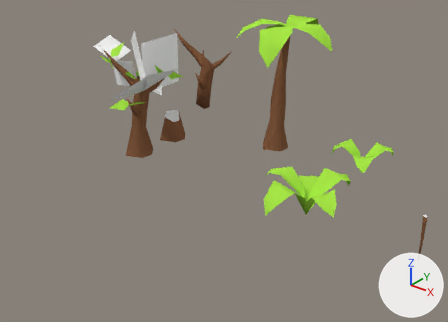
Before and after pictures for a commit that changed the Blender file Models/Resource/Objects_Wood.blend.
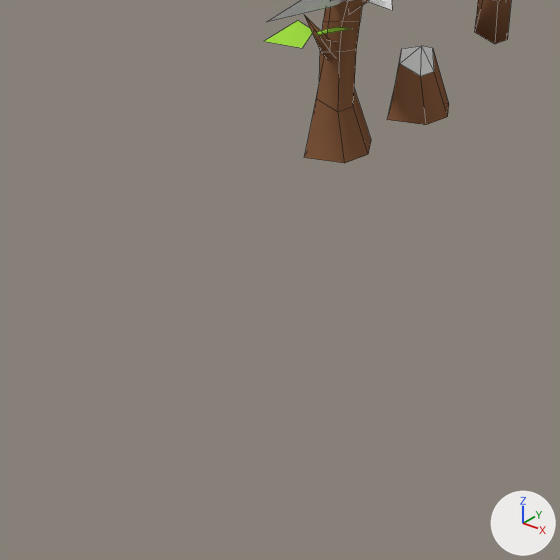
Each version is shown whole from a camera (50 mm lens) standing at (13.18, -15.87, 10.8) and looking at (1.43, -1.19, 1.7), then close up on the part from 0% to 52% of the width and 28% to 100% of the height. Lighting does not change. The marker at lower right points along +X, +Y and +Z. The close-ups show mesh edges as thin lines.

In view in the first close-up: 'Tree_Shifty', 'Tree_Shifty_Stump', 'Tree_Shifty_Top'.
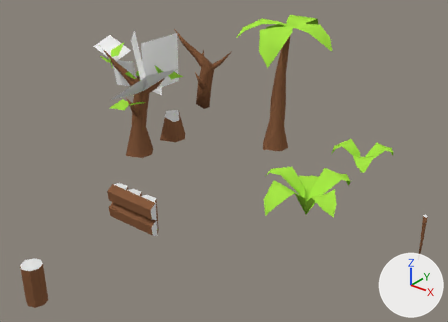
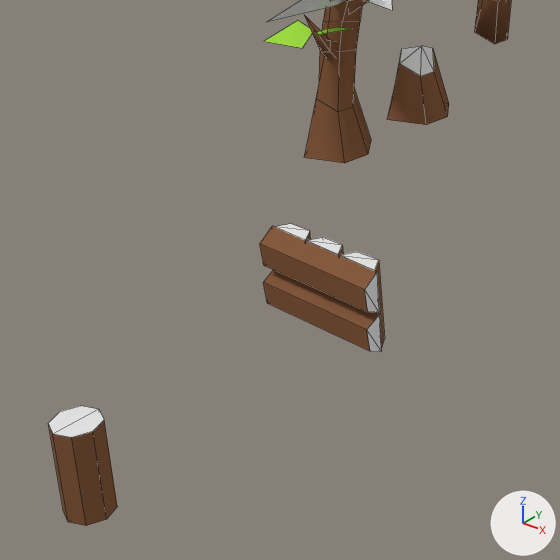
Where the change shows, as pixel boxes (x1, y1, x2, y2) in the close-ups (560 x 560 px):
'WoodWall', added (brown): after (260, 224, 385, 352)
    faces in mat_wood (its picture is missing): (260, 226, 385, 351)
    faces in mat_stump (its picture is missing): (276, 224, 382, 352)
'Stump_Cylinder', added (brown): after (48, 406, 117, 526)
    faces in mat_wood (its picture is missing): (49, 420, 117, 526)
    faces in mat_stump (its picture is missing): (48, 406, 104, 438)

Patch to the scene script:
```diff
--- a/Models/Resource/Objects_Wood.blend.py
+++ b/Models/Resource/Objects_Wood.blend.py
@@ me_stumpcylinder @@
+me_stumpcylinder.from_pydata([(0.0, 0.5, -1.0), (0.0, 0.5, 1.0), (0.35, 0.35, -1.0), (0.35, 0.35, 1.0), (0.5, 0.0, -1.0), (0.5, 0.0, 1.0), (0.35, -0.35, -1.0), (0.35, -0.35, 1.0), (0.0, -0.5, -1.0), (-0.35, -0.35, -1.0), (-0.35, -0.35, 1.0), (-0.5, 0.0, -1.0), (-0.5, 0.0, 1.0), (-0.35, 0.35, -1.0), (-0.35, 0.35, 1.0), (0.0, -0.5, 1.0)], [], [(0, 1, 3, 2), (2, 3, 5, 4), (4, 5, 7, 6), (9, 10, 12, 11), (13, 14, 1, 0), (11, 12, 14, 13), (0, 2, 4, 6, 8), (1, 14, 12, 10, 15), (6, 7, 15, 8), (8, 15, 10, 9), (3, 1, 15, 7, 5), (13, 0, 8, 9, 11)])
+for i in [6, 7, 10, 11]: me_stumpcylinder.polygons[i].material_index = 1
+me_stumpcylinder.materials.append(mat_wood)  # its picture is missing
+me_stumpcylinder.materials.append(mat_stump)  # its picture is missing
@@ me_wall @@
+me_wall.from_pydata(...)  # 40 vertices, 40 faces; spans x -0.99..0.99, y -0.28..0.22, z -0.02..1.21
+# faces by material slot: [15, 25]
+me_wall.materials.append(mat_wood)  # its picture is missing
+me_wall.materials.append(mat_stump)  # its picture is missing
@@ ob_stump_cylinder @@
+ob_stump_cylinder = bpy.data.objects.new('Stump_Cylinder', me_stumpcylinder)
+ob_stump_cylinder.location = (0.0, -8.0, 0.0)
+ob_stump_cylinder.scale = (0.627, 0.627, 0.627)
@@ ob_woodwall @@
+ob_woodwall = bpy.data.objects.new('WoodWall', me_wall)
+ob_woodwall.location = (0.0, -4.0, 0.0)
```
